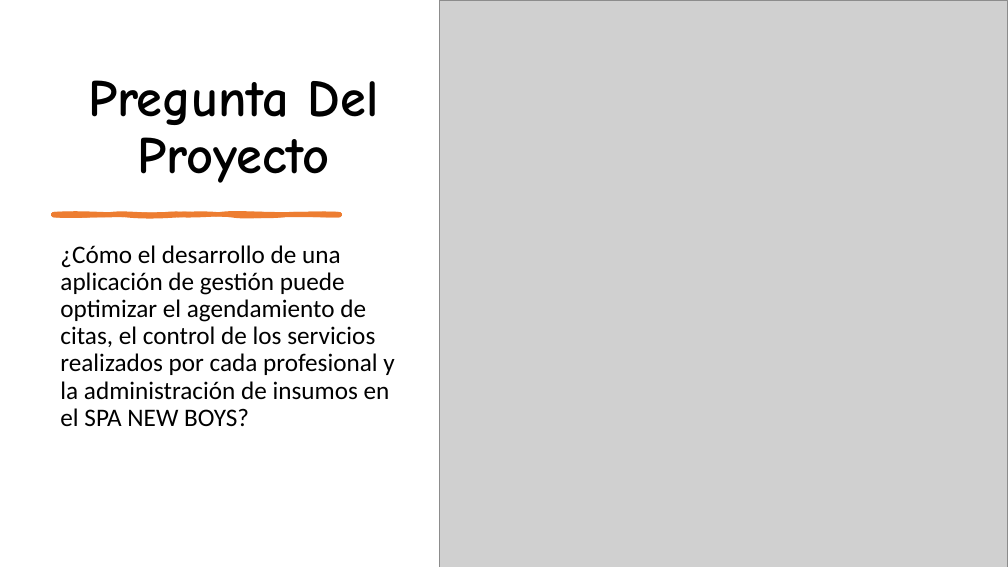
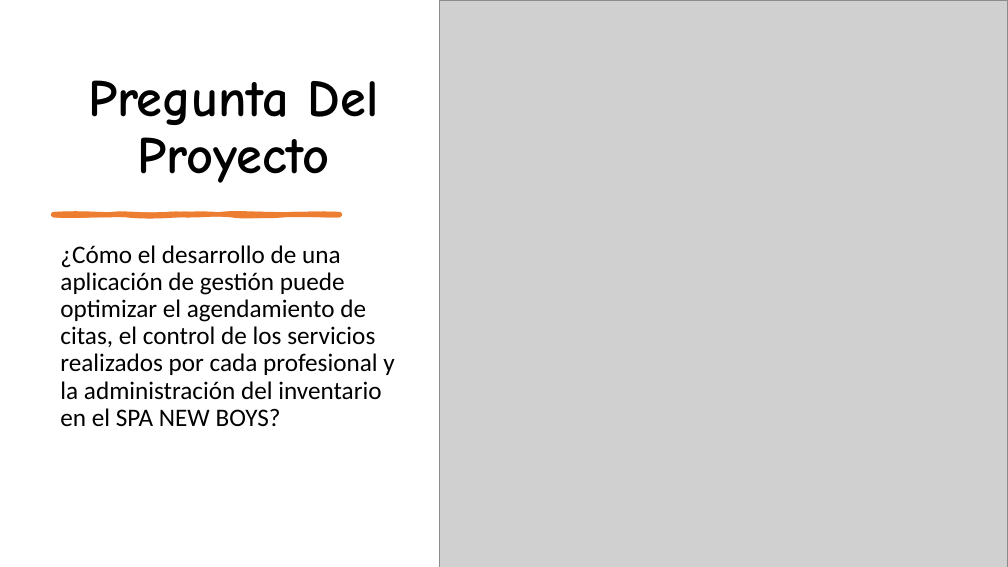
Before and after one commit to mari101-101/Sistema-spa, a slide deck: slide 5 of Documentos/Proyecto V1.1.pptx. Drawn at 1008x567 pixels with LibreOffice and Linux fonts; fonts in the diff are those of the drawing; grey boxes stand for pictures. Boxes give left, top, right and bottom in pixels: in the first picture for what was removed or moved away, otherwise in the second. Text is boxed around its words. In the diff, an @@ line names an element or a change of style, - is before the commit and + after.

```diff
--- a/Documentos/Proyecto V1.1.pptx
+++ b/Documentos/Proyecto V1.1.pptx
@@ text at (x1=60, y1=245, x2=394, y2=426): text changed @@
-¿Cómo el desarrollo de una aplicación de gestión puede optimizar el agendamiento de citas, el control de los servicios realizados por cada profesional y la administración de insumos en el SPA NEW BOYS?
+¿Cómo el desarrollo de una aplicación de gestión puede optimizar el agendamiento de citas, el control de los servicios realizados por cada profesional y la administración del inventario en el SPA NEW BOYS?
```
Also in this commit, not shown: 5 other slides changed, 1 slide added, 2 slides removed.
